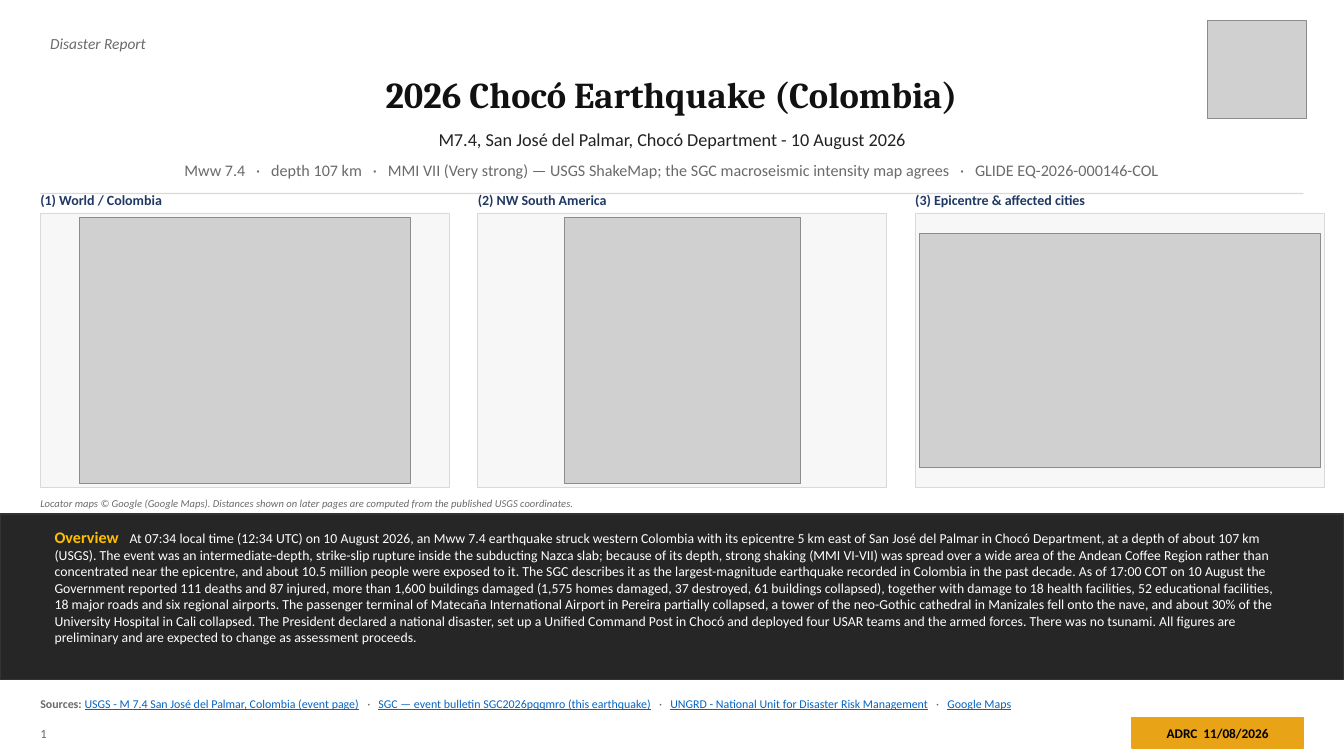
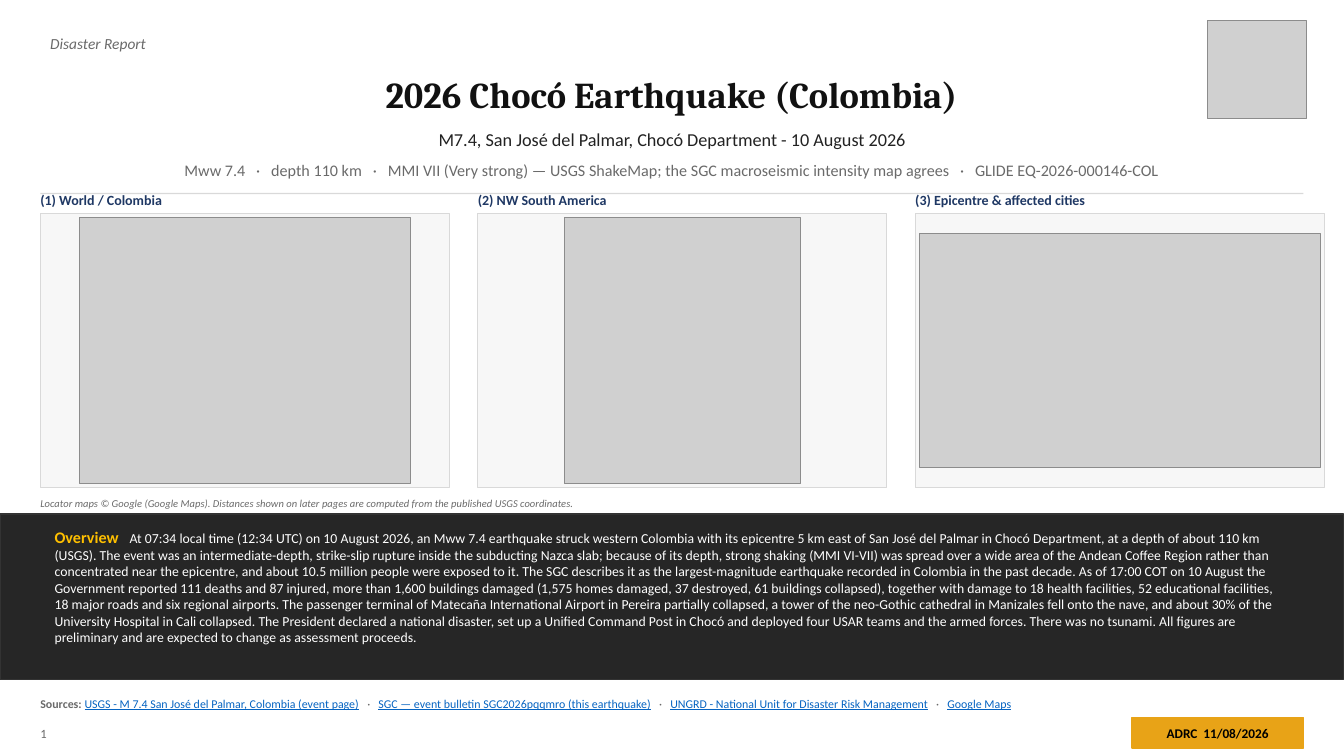
Before and after one commit to kochobi-max/whatsmap, a slide deck: slide 1 of reports/colombia_eq_20260810/output/ADRC_EQ_COL_Choco_20260810_EN.pptx. Drawn at 1344x756 pixels with LibreOffice and Linux fonts; fonts in the diff are those of the drawing; grey boxes stand for pictures. Boxes give left, top, right and bottom in pixels: in the first picture for what was removed or moved away, otherwise in the second. Text is boxed around its words. In the diff, an @@ line names an element or a change of style, - is before the commit and + after.

```diff
--- a/reports/colombia_eq_20260810/output/ADRC_EQ_COL_Choco_20260810_EN.pptx
+++ b/reports/colombia_eq_20260810/output/ADRC_EQ_COL_Choco_20260810_EN.pptx
@@ text at <box>184,164,1158,179</box>: text changed @@
-Mww 7.4 · depth 107 km · MMI VII (Very strong) — USGS ShakeMap; the SGC macroseismic intensity map agrees · GLIDE EQ-2026-000146-COL
+Mww 7.4 · depth 110 km · MMI VII (Very strong) — USGS ShakeMap; the SGC macroseismic intensity map agrees · GLIDE EQ-2026-000146-COL
@@ text at <box>55,531,1273,645</box>: text changed @@
-Overview At 07:34 local time (12:34 UTC) on 10 August 2026, an Mww 7.4 earthquake struck western Colombia with its epicentre 5 km east of San José del Palmar in Chocó Department, at a depth of about 107 km (USGS). The event was an intermediate-depth, strike-slip rupture inside the subducting Nazca slab; because of its depth, strong shaking (MMI VI-VII) was spread over a wide area of the Andean Coffee Region rather than concentrated near the epicentre, and about 10.5 million people were exposed to it. The SGC describes it as the largest-magnitude earthquake recorded in Colombia in the past decade. As of 17:00 COT on 10 August the Government reported 111 deaths and 87 injured, more than 1,600 buildings damaged (1,575 homes damaged, 37 destroyed, 61 buildings collapsed), together with damage to 18 health facilities, 52 educational facilities, 18 major roads and six regional airports. The passenger terminal of Matecaña International Airport in Pereira partially collapsed, a tower of the neo-Gothic cathedral in Manizales fell onto the nave, and about 30% of the University Hospital in Cali collapsed. The President declared a national disaster, set up a Unified Command Post in Chocó and deployed four USAR teams and the armed forces. There was no tsunami. All figures are preliminary and are expected to change as assessment proceeds.
+Overview At 07:34 local time (12:34 UTC) on 10 August 2026, an Mww 7.4 earthquake struck western Colombia with its epicentre 5 km east of San José del Palmar in Chocó Department, at a depth of about 110 km (USGS). The event was an intermediate-depth, strike-slip rupture inside the subducting Nazca slab; because of its depth, strong shaking (MMI VI-VII) was spread over a wide area of the Andean Coffee Region rather than concentrated near the epicentre, and about 10.5 million people were exposed to it. The SGC describes it as the largest-magnitude earthquake recorded in Colombia in the past decade. As of 17:00 COT on 10 August the Government reported 111 deaths and 87 injured, more than 1,600 buildings damaged (1,575 homes damaged, 37 destroyed, 61 buildings collapsed), together with damage to 18 health facilities, 52 educational facilities, 18 major roads and six regional airports. The passenger terminal of Matecaña International Airport in Pereira partially collapsed, a tower of the neo-Gothic cathedral in Manizales fell onto the nave, and about 30% of the University Hospital in Cali collapsed. The President declared a national disaster, set up a Unified Command Post in Chocó and deployed four USAR teams and the armed forces. There was no tsunami. All figures are preliminary and are expected to change as assessment proceeds.
```
Also in this commit, not shown: 23 other slides changed, 2 slides added, 39 other files.
